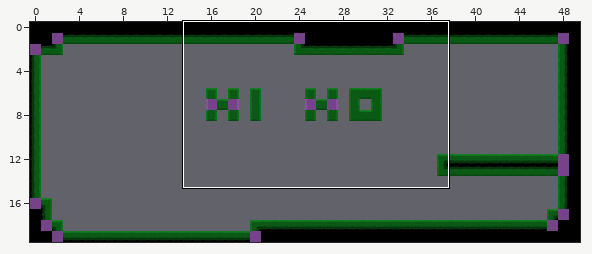
An edit to a level. Tiled map, Overgrown/Content/Tilemaps/TileMapTemp.tmx. The first picture is a wide view before the edit; the outline marks the close-up.
Close-up. As it was:
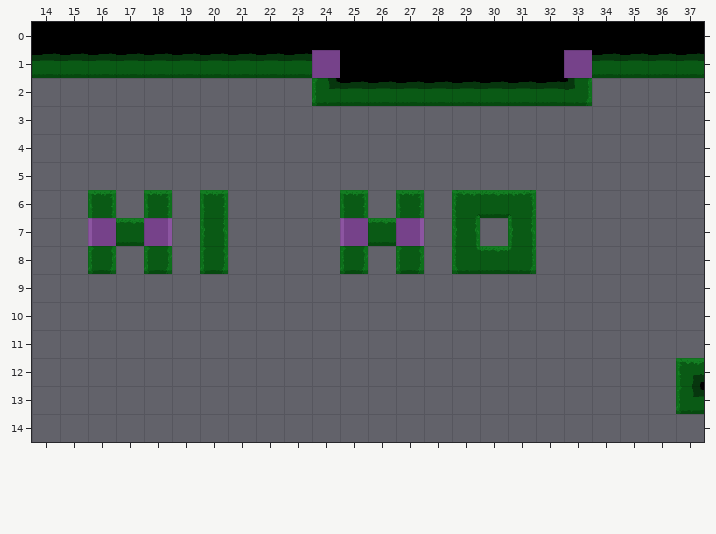
Cells are 32x32 px. Shown: x 14..37, y 0..14. The commit also changed other parts of the map, which this record leaves out. Tiles whose own drawing changed are shown in their newer look in all pictures.
The same view after the edit:
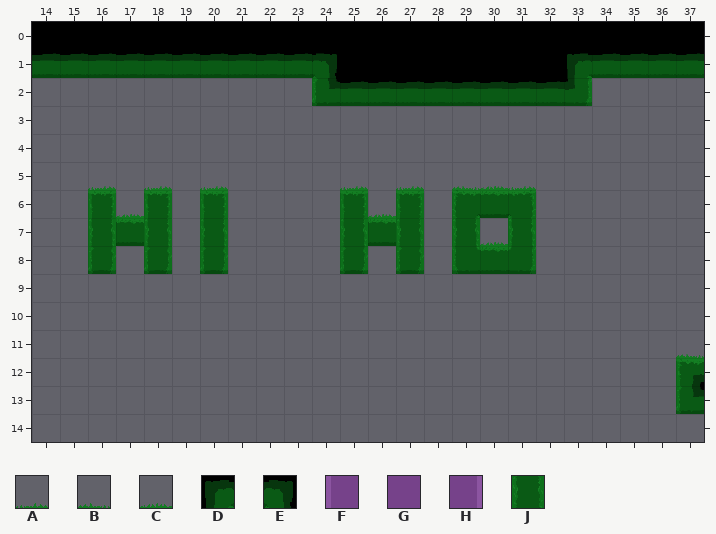
Key: from "Overgrown Start Tileset": A 1, B 3, C 4, D 20, E 22, F 29, G 30, H 31, J 37.
_ is an empty cell.
Tiles replaced or removed in this view: F, G, H.
The edit:
Changed rows in their new state; . is an unchanged cell.
Layer "terrain":
first column x 24:
 1 E........D
first column x 16:
 5 A.A.A....A.A.BCA
 6 .C........C.....
 7 J.J......J.J..C.
first column x 37:
11 B
Boxes around the changes in both close-ups, in picture pixels (x1, y1, x2, y2):
changed: (312, 50, 340, 78)
changed: (564, 50, 592, 78)
changed: (88, 186, 172, 246)
added: (200, 186, 228, 190)
changed: (340, 186, 424, 246)
added: (452, 186, 536, 190)
added: (480, 242, 508, 246)
added: (676, 354, 704, 358)
